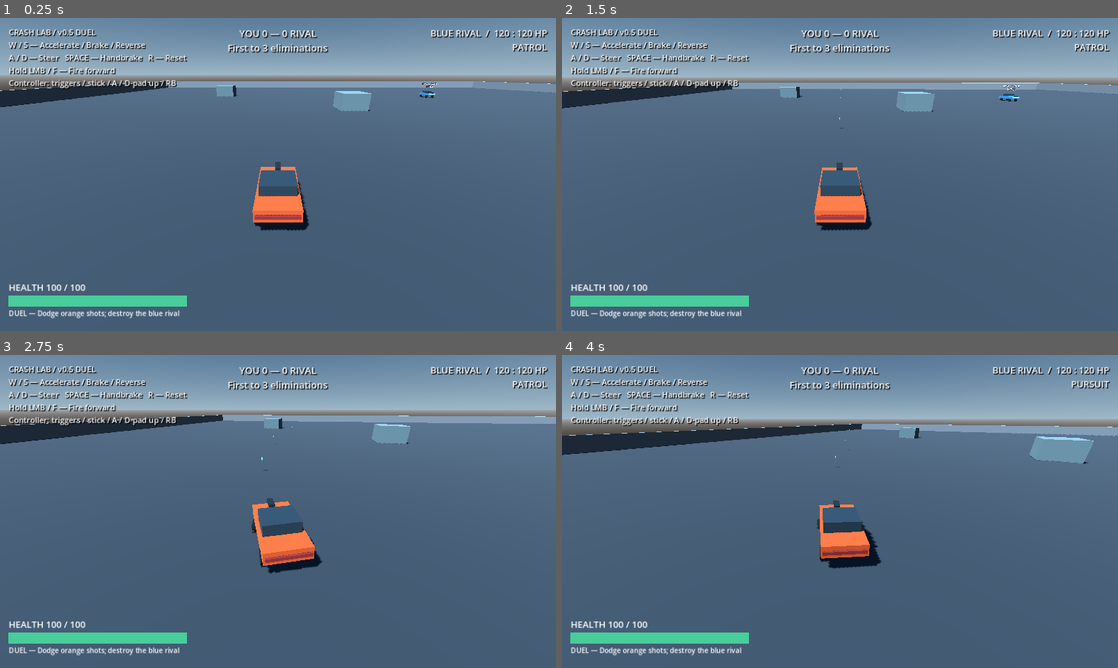
Above: before the commit, frames 1-4 (two rows, left to right).
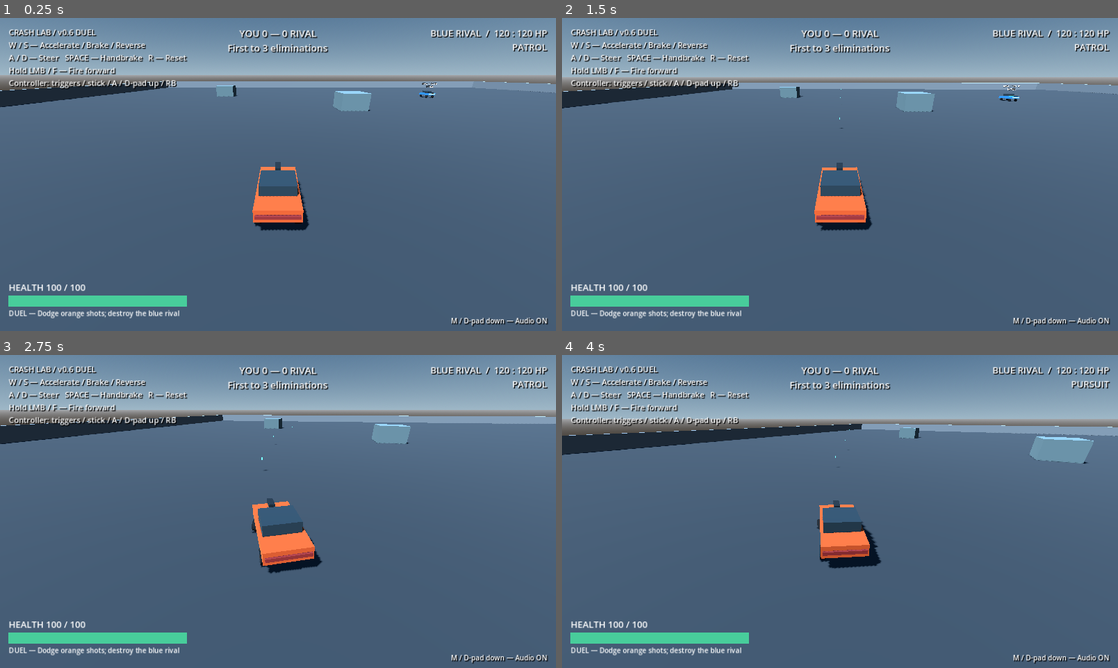
Above: after the commit, the same moments.

Repository: FoxyLight/Crash-Lab
Game: Godot game, scene res://scenes/duel.tscn
Same seed, same stepped clock (60 frames per second), same inputs: the game is played once before the commit and once after it.
Inputs (mouse positions are in pixels of both pictures, inside the frame that each line leads up to):
- Up to frame 1 (0.25 s): no input
- Up to frame 2 (1.5 s): tap Enter (restart_match) at 0.5, 1.25 s; move the mouse to (962, 158) at 0.52 s; press the mouse at (962, 158) at 0.53 s; hold D (steer_right) 0.53-1.28 s; move the mouse to (728, 190) at 1.27 s; release the mouse at (728, 190) at 1.28 s; hold S (brake_reverse) from 1.28 s (still down); click (728, 190) at 1.35 s
- Up to frame 3 (2.75 s): move the mouse to (333, 442) at 2.02 s; release S (brake_reverse) at 2.03 s; press the mouse at (333, 442) at 2.03 s; hold D (steer_right) from 2.03 s (still down)
- Up to frame 4 (4 s): move the mouse to (812, 574) at 2.77 s; release D (steer_right) at 2.78 s; release the mouse at (812, 574) at 2.78 s; hold W (accelerate) 2.78-3.53 s; click (812, 574) at 2.85 s; move the mouse to (1006, 558) at 3.52 s; press the mouse at (1006, 558) at 3.53 s; hold A (steer_left) from 3.53 s (still down)

The runs differ from the first frame. In frame 1, 0.3% of the frame differs, in the area x 12-99%, y 3-99%; in frame 2, 0.3%; in frame 3, 0.3%; in frame 4, 0.3%.

Commit message:
feat: add combat audio cues and session mute controls

Diff:
--- a/project.godot
+++ b/project.godot
@@ -15,6 +15,10 @@
 3d/physics_engine="GodotPhysics3D"
 
 [input]
+mute_audio={
+"deadzone": 0.15,
+"events": [Object(InputEventKey,"physical_keycode":77), Object(InputEventJoypadButton,"button_index":12)]
+}
 restart_match={
 "deadzone": 0.15,
 "events": [Object(InputEventKey,"physical_keycode":4194309), Object(InputEventJoypadButton,"button_index":6)]
--- a/scenes/duel.tscn
+++ b/scenes/duel.tscn
@@ -8,6 +8,7 @@
 [ext_resource type="Script" path="res://scripts/debug/rival_hud.gd" id="7"]
 [ext_resource type="Script" path="res://scripts/match/duel_match.gd" id="8"]
 [ext_resource type="Script" path="res://scripts/debug/match_hud.gd" id="9"]
+[ext_resource type="Script" path="res://scripts/audio/combat_audio.gd" id="10"]
 [node name="Duel" type="Node3D"]
 [node name="Arena" parent="." instance=ExtResource("1")]
 script = ExtResource("2")
@@ -31,6 +32,10 @@
 script = ExtResource("8")
 player = NodePath("../Player")
 rival = NodePath("../Rival")
+
+[node name="CombatAudio" type="Node3D" parent="." node_paths=PackedStringArray("player")]
+script = ExtResource("10")
+player = NodePath("../Player")
 [node name="MatchHUD" type="CanvasLayer" parent="." node_paths=PackedStringArray("match_controller", "player_hud", "rival_hud")]
 script = ExtResource("9")
 match_controller = NodePath("../MatchController")
--- a/scenes/main.tscn
+++ b/scenes/main.tscn
@@ -1,10 +1,11 @@
-[gd_scene load_steps=8 format=3]
+[gd_scene load_steps=9 format=3]
 [ext_resource type="PackedScene" path="res://scenes/test_arena.tscn" id="1"]
 [ext_resource type="PackedScene" path="res://scenes/vehicles/muscle_car.tscn" id="2"]
 [ext_resource type="Script" path="res://scripts/camera/chase_camera.gd" id="3"]
 [ext_resource type="Script" path="res://scripts/debug/driving_debug.gd" id="4"]
 [ext_resource type="PackedScene" path="res://scenes/enemies/stationary_turret.tscn" id="5"]
 [ext_resource type="Script" path="res://scripts/debug/combat_hud.gd" id="6"]
+[ext_resource type="Script" path="res://scripts/audio/combat_audio.gd" id="7"]
 [sub_resource type="StyleBoxFlat" id="PanelStyle"]
 bg_color = Color(0.035, 0.055, 0.075, 0.88)
 corner_radius_bottom_right = 10
@@ -38,3 +39,7 @@
 theme_override_constants/margin_bottom = 12
 [node name="Readout" type="Label" parent="DrivingDebug/Panel/Margin"]
 theme_override_font_sizes/font_size = 17
+
+[node name="CombatAudio" type="Node3D" parent="." node_paths=PackedStringArray("player")]
+script = ExtResource("7")
+player = NodePath("../MuscleCar")
--- /dev/null
+++ b/scripts/audio/combat_audio.gd
@@ -0,0 +1,144 @@
+extends Node3D
+## Scene-local signal observer. Audio never drives gameplay or consumes game RNG.
+signal cue_played(cue: StringName, spatial: bool, location: Vector3)
+const Bank = preload("res://scripts/audio/sound_bank.gd")
+static var session_muted: bool = false
+static var mute_armed: bool = true
+@export var player: RigidBody3D
+@export_range(-40.0, 0.0) var volume_db: float = -16.0
+@export_range(1, 24) var world_voice_limit: int = 12
+@export_range(1, 6) var ui_voice_limit: int = 3
+var world_voices: Array[AudioStreamPlayer3D] = []
+var ui_voices: Array[AudioStreamPlayer] = []
+var world_index: int = 0
+var ui_index: int = 0
+var combat_enabled: bool = true
+var impact_cooldown: float = 0.0
+var previous_health: Dictionary = {}
+var status: Label
+
+func _ready() -> void:
+	for cue in Bank.RECIPES:
+		Bank.get_stream(cue)
+	for i in world_voice_limit:
+		var voice := AudioStreamPlayer3D.new()
+		voice.unit_size = 12.0
+		voice.max_distance = 100.0
+		voice.volume_db = volume_db
+		voice.max_db = volume_db
+		add_child(voice)
+		world_voices.append(voice)
+	for i in ui_voice_limit:
+		var voice := AudioStreamPlayer.new()
+		voice.volume_db = volume_db
+		add_child(voice)
+		ui_voices.append(voice)
+	for node in get_parent().find_children("*", "", true, false):
+		if node.has_signal("shot_fired") and node.has_signal("projectile_impacted"):
+			node.shot_fired.connect(_on_shot.bind(node))
+			node.projectile_impacted.connect(_on_impact)
+		if node.has_signal("health_changed") and node.has_signal("destroyed"):
+			var actor: Node3D = node.get_parent() if node.name == "DamageReceiver" else node
+			previous_health[node.get_instance_id()] = node.health
+			node.health_changed.connect(_on_health_changed.bind(node, actor))
+			node.destroyed.connect(_on_destroyed.bind(actor))
+			node.respawned.connect(_on_respawned.bind(actor))
+	var match_node = get_parent().get_node_or_null("MatchController")
+	if match_node != null:
+		match_node.match_finished.connect(_on_match_finished)
+	var layer := CanvasLayer.new()
+	layer.layer = 30
+	add_child(layer)
+	status = Label.new()
+	status.set_anchors_and_offsets_preset(Control.PRESET_BOTTOM_RIGHT)
+	status.offset_left = -340
+	status.offset_top = -35
+	status.offset_right = -20
+	status.horizontal_alignment = HORIZONTAL_ALIGNMENT_RIGHT
+	status.add_theme_color_override("font_shadow_color", Color.BLACK)
+	status.add_theme_constant_override("shadow_offset_x", 2)
+	status.add_theme_constant_override("shadow_offset_y", 2)
+	layer.add_child(status)
+	_update_status()
+
+func _physics_process(delta: float) -> void:
+	impact_cooldown = maxf(0.0, impact_cooldown - delta)
+
+func _exit_tree() -> void:
+	stop_voices()
+	for voice in world_voices:
+		voice.stream = null
+	for voice in ui_voices:
+		voice.stream = null
+
+func _process(_delta: float) -> void:
+	if not Input.is_action_pressed("mute_audio"):
+		mute_armed = true
+	elif Input.is_action_just_pressed("mute_audio") and mute_armed:
+		mute_armed = false
+		set_muted(not session_muted)
+
+func set_muted(muted: bool) -> void:
+	session_muted = muted
+	if muted:
+		stop_voices()
+	_update_status()
+
+func _update_status() -> void:
+	status.text = "M / D-pad down — Audio %s" % ("OFF" if session_muted else "ON")
+
+func stop_voices() -> void:
+	for voice in world_voices:
+		voice.stop()
+	for voice in ui_voices:
+		voice.stop()
+
+func play_cue(cue: StringName, location: Vector3 = Vector3.ZERO, spatial: bool = true, is_combat: bool = true) -> void:
+	if session_muted or (is_combat and not combat_enabled):
+		return
+	var stream := Bank.get_stream(cue)
+	if stream == null:
+		return
+	if spatial:
+		var voice := world_voices[world_index]
+		world_index = (world_index + 1) % world_voices.size()
+		voice.stop()
+		voice.global_position = location
+		voice.stream = stream
+		# Fast headless checks validate dispatch/PCM without opening a dummy mixer.
+		if DisplayServer.get_name() != "headless":
+			voice.play()
+	else:
+		var voice := ui_voices[ui_index]
+		ui_index = (ui_index + 1) % ui_voices.size()
+		voice.stop()
+		voice.stream = stream
+		if DisplayServer.get_name() != "headless":
+			voice.play()
+	cue_played.emit(cue, spatial, location)
+
+func _on_shot(weapon: Node3D) -> void:
+	play_cue(&"player_shot" if weapon.shooter == player else &"enemy_shot", weapon.muzzle.global_position)
+
+func _on_impact(location: Vector3) -> void:
+	if impact_cooldown <= 0.0:
+		play_cue(&"impact", location)
+		impact_cooldown = 0.04
+
+func _on_health_changed(health: float, _maximum: float, receiver: Node, actor: Node3D) -> void:
+	var id := receiver.get_instance_id()
+	if health < previous_health.get(id, health):
+		play_cue(&"damage" if actor == player else &"hit", actor.global_position, actor != player)
+	previous_health[id] = health
+
+func _on_destroyed(actor: Node3D) -> void:
+	play_cue(&"destroyed", actor.global_position)
+
+func _on_respawned(actor: Node3D) -> void:
+	play_cue(&"respawn", actor.global_position, actor != player)
+
+func _on_match_finished(result: int) -> void:
+	combat_enabled = false
+	stop_voices()
+	var cue: StringName = {1: &"victory", 2: &"defeat", 3: &"draw"}.get(result, &"draw")
+	play_cue(cue, Vector3.ZERO, false, false)
--- /dev/null
+++ b/scripts/audio/sound_bank.gd
@@ -0,0 +1,50 @@
+extends RefCounted
+## Original procedural mono PCM cues. Cached once; no external audio assets.
+const RATE: int = 22050
+const RECIPES = {
+	&"player_shot": [1100.0, -8500.0, 0.085, 0.12],
+	&"enemy_shot": [330.0, -1300.0, 0.14, 0.15],
+	&"impact": [180.0, -300.0, 0.07, 0.8],
+	&"hit": [1600.0, 2000.0, 0.06, 0.05],
+	&"damage": [100.0, -40.0, 0.15, 0.4],
+	&"destroyed": [90.0, -60.0, 0.45, 0.75],
+	&"respawn": [400.0, 900.0, 0.3, 0.02],
+	&"victory": [440.0, 0.0, 0.65, 0.0],
+	&"defeat": [330.0, 0.0, 0.65, 0.0],
+	&"draw": [350.0, 0.0, 0.45, 0.0]
+}
+static var cache: Dictionary = {}
+
+static func get_stream(cue: StringName) -> AudioStreamWAV:
+	if cache.has(cue):
+		return cache[cue]
+	if not RECIPES.has(cue):
+		return null
+	var recipe: Array = RECIPES[cue]
+	var duration: float = recipe[2]
+	var count := int(RATE * duration)
+	var data := PackedByteArray()
+	data.resize(count * 2)
+	var random := RandomNumberGenerator.new()
+	random.seed = hash(cue)
+	var phase: float = 0.0
+	for i in count:
+		var t := float(i) / RATE
+		var frequency: float = maxf(25.0, recipe[0] + recipe[1] * t)
+		var envelope := minf(t / 0.004, 1.0) * pow(1.0 - t / duration, 2.0)
+		if cue in [&"victory", &"defeat", &"draw"]:
+			var note := mini(2, int(t / duration * 3.0))
+			var ratios: Array = [1.0, 1.25, 1.5] if cue == &"victory" else ([1.0, 0.8, 0.6] if cue == &"defeat" else [1.0, 1.0, 1.0])
+			frequency = recipe[0] * ratios[note]
+			var segment := fmod(t, duration / 3.0) / (duration / 3.0)
+			envelope = pow(sin(PI * segment), 2.0) * 0.8
+		phase += TAU * frequency / RATE
+		var sample: float = lerpf(sin(phase), random.randf_range(-1.0, 1.0), recipe[3]) * envelope * 0.6
+		data.encode_s16(i * 2, int(clampf(sample, -0.6, 0.6) * 32767.0))
+	var stream := AudioStreamWAV.new()
+	stream.format = AudioStreamWAV.FORMAT_16_BITS
+	stream.mix_rate = RATE
+	stream.stereo = false
+	stream.data = data
+	cache[cue] = stream
+	return stream
--- a/scripts/debug/rival_hud.gd
+++ b/scripts/debug/rival_hud.gd
@@ -22,7 +22,7 @@
 	controls.add_theme_color_override("font_shadow_color", Color.BLACK)
 	controls.add_theme_constant_override("shadow_offset_x", 2)
 	controls.add_theme_constant_override("shadow_offset_y", 2)
-	controls.text = "CRASH LAB / v0.5 DUEL\nW / S — Accelerate / Brake / Reverse\nA / D — Steer   SPACE — Handbrake   R — Reset\nHold LMB / F — Fire forward\nController: triggers / stick / A / D-pad up / RB"
+	controls.text = "CRASH LAB / v0.6 DUEL\nW / S — Accelerate / Brake / Reverse\nA / D — Steer   SPACE — Handbrake   R — Reset\nHold LMB / F — Fire forward\nController: triggers / stick / A / D-pad up / RB"
 	add_child(controls)
 
 func _process(_delta: float) -> void:
--- a/scripts/weapons/projectile.gd
+++ b/scripts/weapons/projectile.gd
@@ -1,4 +1,5 @@
 extends Node3D
+signal impacted(location: Vector3)
 ## Sweeps the complete motion segment each physics tick; the visual has no collider.
 const Flash = preload("res://scripts/weapons/hit_flash.gd")
 var velocity: Vector3 = Vector3.ZERO
@@ -42,6 +43,7 @@
 		var flash := Flash.new()
 		get_tree().current_scene.add_child(flash)
 		flash.global_position = hit.position
+		impacted.emit(hit.position)
 		queue_free()
 		return
 	global_position = end
--- a/scripts/weapons/vehicle_weapon.gd
+++ b/scripts/weapons/vehicle_weapon.gd
@@ -1,6 +1,7 @@
 extends Node3D
 ## Consumes commands without applying any force or changing chassis properties.
 signal shot_fired
+signal projectile_impacted(location: Vector3)
 const Projectile = preload("res://scripts/weapons/projectile.gd")
 const Flash = preload("res://scripts/weapons/hit_flash.gd")
 @export var input_provider: Node
@@ -31,6 +32,7 @@
 	if not firing_enabled:
 		return
 	var projectile := Projectile.new()
+	projectile.impacted.connect(_on_projectile_impact)
 	projectile.velocity = -muzzle.global_basis.z * projectile_speed
 	projectile.damage = projectile_damage
 	projectile.lifetime = projectile_lifetime
@@ -44,3 +46,6 @@
 	var flash := Flash.new()
 	muzzle.add_child(flash)
 	shot_fired.emit()
+
+func _on_projectile_impact(location: Vector3) -> void:
+	projectile_impacted.emit(location)
--- /dev/null
+++ b/tests/audio_smoke.gd
@@ -0,0 +1,193 @@
+extends SceneTree
+const Bank = preload("res://scripts/audio/sound_bank.gd")
+const Audio = preload("res://scripts/audio/combat_audio.gd")
+var main
+var audio
+var player
+var rival
+var cues: Array[StringName] = []
+var failures: int = 0
+
+func _initialize() -> void:
+	create_timer(60.0, true, true).timeout.connect(func(): push_error("Audio checks timeout"); quit(1))
+	run.call_deferred()
+
+func run() -> void:
+	var valid := true
+	for name in Bank.RECIPES:
+		var stream = Bank.get_stream(name)
+		var peak: float = 0.0
+		var energy: float = 0.0
+		for i in range(0, stream.data.size(), 2):
+			var sample: float = stream.data.decode_s16(i) / 32768.0
+			peak = maxf(peak, absf(sample))
+			energy += sample * sample
+		valid = valid and stream.mix_rate == 22050 and not stream.stereo and stream.data.size() > 1000 and peak > 0.05 and peak <= 0.601 and energy > 0.1 and abs(stream.data.decode_s16(0)) < 10 and abs(stream.data.decode_s16(stream.data.size() - 2)) < 10
+	check(valid, "all ten cues contain bounded non-silent PCM with quiet endpoints")
+	check(Bank.get_stream(&"player_shot").data != Bank.get_stream(&"enemy_shot").data and Bank.get_stream(&"victory").data != Bank.get_stream(&"defeat").data and Bank.get_stream(&"draw").data != Bank.get_stream(&"victory").data, "player/enemy shots and three results have distinct waveforms")
+	var original: PackedByteArray = Bank.get_stream(&"impact").data.duplicate()
+	Bank.cache.erase(&"impact")
+	seed(8123)
+	var expected := randf()
+	seed(8123)
+	check(Bank.get_stream(&"impact").data == original and randf() == expected, "sound synthesis is deterministic and leaves gameplay RNG untouched")
+	check(Bank.get_stream(&"hit") == Bank.get_stream(&"hit"), "sound resources are cached rather than rebuilt per event")
+	Audio.session_muted = false
+	main = load("res://scenes/duel.tscn").instantiate()
+	root.add_child(main)
+	current_scene = main
+	bind_scene()
+	rival.driver.set_physics_process(false)
+	rival.driver.clear_commands()
+	audio.cue_played.connect(func(cue, _spatial, _location): cues.append(cue))
+	await ticks(180)
+	check(cues.is_empty(), "initial health and spawn setup do not play false damage/respawn cues")
+	check(audio.world_voices.size() == 12 and audio.ui_voices.size() == 3 and audio.volume_db <= -12.0, "scene creates bounded world/UI voice pools with conservative gain")
+	player.get_node("Blaster")._fire()
+	rival.get_node("Blaster")._fire()
+	check(count(&"player_shot") == 1 and count(&"enemy_shot") == 1, "actual weapon shots trigger the correct cue once")
+	check(DisplayServer.get_name() == "headless" or audio.world_voices[0].playing, "graphical runs start real spatial playback")
+	check(audio.world_voices[0].global_position.distance_to(player.get_node("Blaster/Muzzle").global_position) < 0.001, "shot sound is placed at the world-space muzzle")
+	clear_projectiles()
+	await ticks(2)
+	var before := count(&"player_shot")
+	Input.action_press("fire_weapon")
+	await ticks(120)
+	Input.action_release("fire_weapon")
+	check(count(&"player_shot") - before >= 6 and count(&"player_shot") - before <= 8, "held-fire audio follows the existing weapon cooldown")
+	clear_projectiles()
+	await ticks(2)
+	var wall := StaticBody3D.new()
+	var collider := CollisionShape3D.new()
+	var shape := BoxShape3D.new()
+	shape.size = Vector3(3, 3, 0.2)
+	collider.shape = shape
+	wall.add_child(collider)
+	main.add_child(wall)
+	wall.global_position = player.get_node("Blaster/Muzzle").global_position - player.global_basis.z * 4.0
+	await ticks(2)
+	before = count(&"impact")
+	player.get_node("Blaster")._fire()
+	await ticks(12)
+	check(count(&"impact") == before + 1, "real projectile collision relays a world impact cue")
+	wall.queue_free()
+	await ticks(8)
+	before = count(&"impact")
+	for i in range(100):
+		player.get_node("Blaster").projectile_impacted.emit(Vector3.ZERO)
+	check(count(&"impact") == before + 1 and audio.world_voices.size() == 12, "impact bursts are rate-limited without creating more players")
+	await ticks(8)
+	before = count(&"impact")
+	player.get_node("Blaster").projectile_lifetime = 0.01
+	player.get_node("Blaster")._fire()
+	await ticks(4)
+	player.get_node("Blaster").projectile_lifetime = 2.0
+	check(count(&"impact") == before, "projectile expiry does not falsely report an impact")
+	var health = rival.get_node("DamageReceiver")
+	before = count(&"hit")
+	health.take_damage(20.0)
+	check(count(&"hit") == before + 1, "accepted opponent damage produces a hit cue")
+	health.protection_remaining = 1.0
+	health.take_damage(20.0)
+	check(count(&"hit") == before + 1 and health.health == 100.0, "protected damage produces no false hit confirmation")
+	health.protection_remaining = 0.0
+	before = count(&"damage")
+	player.get_node("DamageReceiver").take_damage(10.0)
+	check(count(&"damage") == before + 1 and audio.ui_voices[0].stream == Bank.get_stream(&"damage"), "player damage uses centered UI feedback")
+	health.respawn_delay = 0.1
+	health.spawn_protection = 0.0
+	before = count(&"destroyed")
+	health.take_damage(10000.0)
+	await ticks(30)
+	check(count(&"destroyed") == before + 1 and count(&"respawn") == 1 and not health.is_destroyed, "destruction and non-final respawn play once each")
+	check(count(&"hit") == 2, "restoring health does not produce a hit cue")
+	main.get_node("MatchController").elimination_target = 2
+	health.take_damage(10000.0)
+	await ticks(4)
+	check(count(&"victory") == 1 and not audio.combat_enabled and audio.world_voices.all(func(voice): return not voice.playing), "match completion silences combat voices and plays one centered result")
+	before = cues.size()
+	audio.play_cue(&"impact")
+	audio._on_shot(player.get_node("Blaster"))
+	await ticks(120)
+	check(cues.size() == before, "finished matches reject late combat cues")
+	key_mute(true)
+	await ticks(2)
+	check(Audio.session_muted and audio.status.text.contains("OFF") and audio.ui_voices.all(func(voice): return not voice.playing), "M mutes immediately and updates the visible status after a result")
+	audio.play_cue(&"victory", Vector3.ZERO, false, false)
+	check(cues.size() == before, "mute suppresses both combat and result playback")
+	await ticks(3)
+	check(Audio.session_muted, "holding mute does not toggle repeatedly")
+	key_mute(false)
+	await ticks(2)
+	pad_mute(true)
+	await ticks(2)
+	check(not Audio.session_muted and audio.status.text.contains("ON"), "controller D-pad down toggles audio without changing gameplay controls")
+	pad_mute(false)
+	audio.set_muted(true)
+	var old_id: int = main.get_instance_id()
+	main.get_node("MatchController").request_restart()
+	for i in range(30):
+		await process_frame
+		if is_instance_valid(current_scene) and current_scene.get_instance_id() != old_id:
+			break
+	bind_scene()
+	check(main.get_instance_id() != old_id and Audio.session_muted and audio.status.text.contains("OFF") and audio.world_voices.size() == 12, "restart preserves session mute while rebuilding a clean bounded pool")
+	check(player.get_node("Blaster").shot_fired.get_connections().size() == 1 and audio.combat_enabled, "restart reconnects each weapon observer once and restores combat audio")
+	# Check other result variants and training without changing their gameplay.
+	for cue in [&"defeat", &"draw"]:
+		audio.set_muted(false)
+		var local_cues: Array[StringName] = []
+		audio.cue_played.connect(func(name, _spatial, _location): local_cues.append(name), CONNECT_ONE_SHOT)
+		audio._on_match_finished(2 if cue == &"defeat" else 3)
+		check(local_cues == [cue], "%s result selects its own centered cue" % cue)
+	main.queue_free()
+	await ticks(2)
+	main = load("res://scenes/main.tscn").instantiate()
+	root.add_child(main)
+	current_scene = main
+	audio = main.get_node("CombatAudio")
+	cues.clear()
+	audio.cue_played.connect(func(cue, _spatial, _location): cues.append(cue))
+	var dummy = main.get_node("TestArena/TargetDummy")
+	dummy.respawn_delay = 0.1
+	dummy.take_damage(10000.0)
+	await ticks(30)
+	check(count(&"hit") == 1 and count(&"destroyed") == 1 and count(&"respawn") == 1 and audio.combat_enabled, "training target damage and repeated practice lifecycle receive audio")
+	Audio.session_muted = false
+	print("Audio smoke checks: ", "PASS" if failures == 0 else "FAIL (%d)" % failures)
+	quit(0 if failures == 0 else 1)
+
+func bind_scene() -> void:
+	main = current_scene
+	audio = main.get_node("CombatAudio")
+	player = main.get_node("Player")
+	rival = main.get_node("Rival")
+
+func clear_projectiles() -> void:
+	for projectile in get_nodes_in_group("projectiles"):
+		projectile.queue_free()
+
+func count(cue: StringName) -> int:
+	return cues.count(cue)
+
+func key_mute(pressed: bool) -> void:
+	var event := InputEventKey.new()
+	event.physical_keycode = KEY_M
+	event.pressed = pressed
+	Input.parse_input_event(event)
+
+func pad_mute(pressed: bool) -> void:
+	var event := InputEventJoypadButton.new()
+	event.button_index = JOY_BUTTON_DPAD_DOWN
+	event.pressed = pressed
+	Input.parse_input_event(event)
+
+func ticks(amount: int) -> void:
+	for i in amount:
+		await physics_frame
+	await process_frame
+
+func check(condition: bool, label: String) -> void:
+	print("PASS: " if condition else "FAIL: ", label)
+	if not condition:
+		failures += 1
--- a/tests/match_smoke.gd
+++ b/tests/match_smoke.gd
@@ -103,7 +103,8 @@
 		match_node.request_restart()
 		match_node.request_restart()
 		await wait_for_reload(old_id)
-		clean_cycles = clean_cycles and match_node.state == 0 and match_node.player_score == 0 and rival_health.destroyed.get_connections().size() == 1 and match_node.score_changed.get_connections().size() == 1
+		var scoring_connections = rival_health.destroyed.get_connections().filter(func(connection): return connection.callable.get_object() == match_node)
+		clean_cycles = clean_cycles and match_node.state == 0 and match_node.player_score == 0 and scoring_connections.size() == 1 and match_node.score_changed.get_connections().size() == 1
 	check(clean_cycles, "repeated finish/restart cycles create exactly one scoring and HUD connection")
 	await fixture(1)
 	player_health.take_damage(10000.0)
Not shown: 1 places in scenes/duel.tscn that only renumber resources
Not shown, added: scripts/audio/combat_audio.gd.uid
Not shown, added: scripts/audio/sound_bank.gd.uid
Not shown, added: tests/audio_smoke.gd.uid
Not shown, changed: tests/run_checks.ps1
